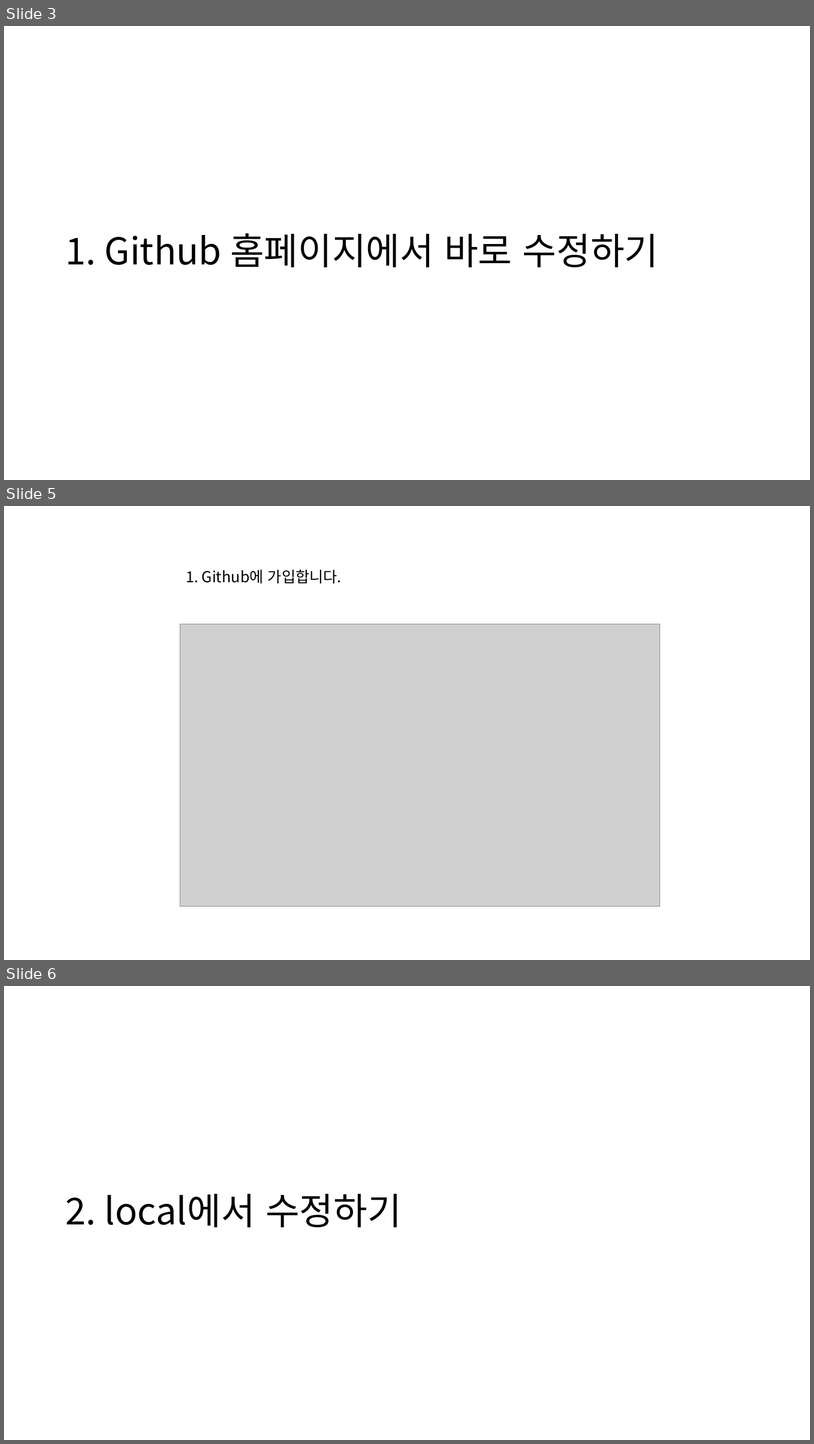
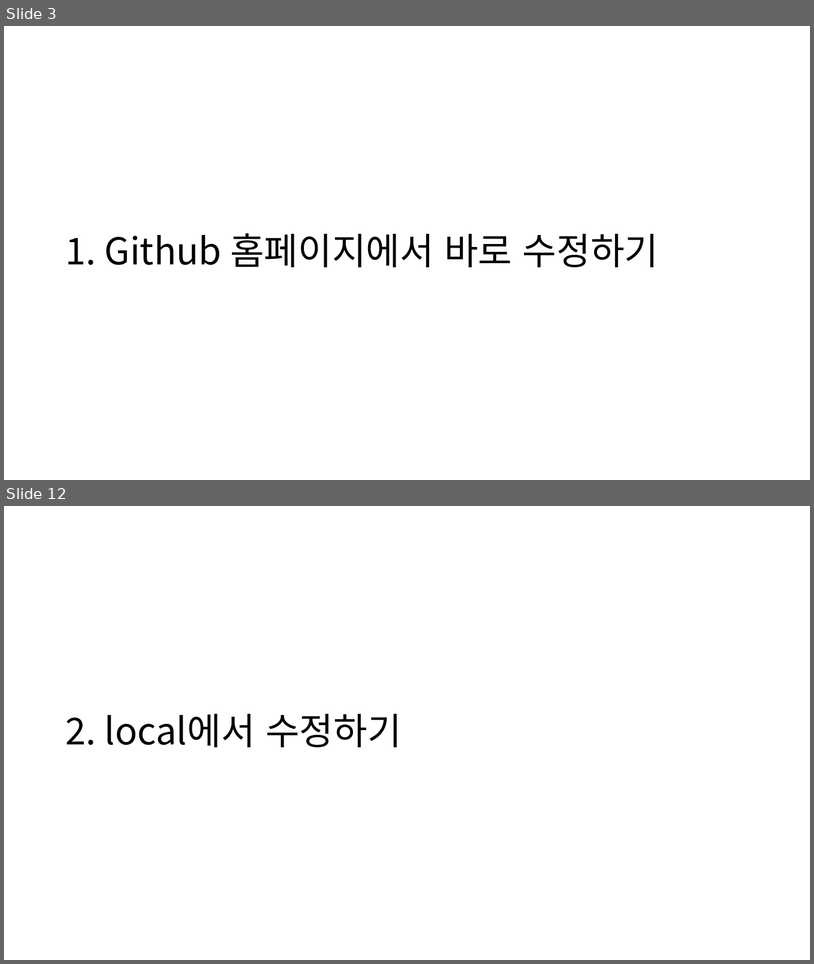
Before and after one commit to SNU-BDA-Lab/SNU-BDA-Lab.github.io, a slide deck: How_To_Use_Github_pages.pptx. Shown one above the other, each under a label of ours: slides 3, 5 and 6 before the commit, slides 3 and 12 after it; the slides between them are not shown. The pictures are 814x1444 and 814x964 pixels, drawn with LibreOffice and Linux fonts; fonts in the diff are those of the drawing; grey boxes stand for pictures. Boxes give left, top, right and bottom in pixels: in the first picture for what was removed or moved away, otherwise in the second. Text is boxed around its words. In the diff, an @@ line names an element or a change of style, - is before the commit and + after.

```diff
--- a/How_To_Use_Github_pages.pptx
+++ b/How_To_Use_Github_pages.pptx
@@ slide 5 removed at [4,506,810,960], background #FFFFFF @@
@@ text removed at [186,570,342,583] @@
-1. Github에 가입합니다.
@@ picture removed at [180,624,660,906] @@
@@ what was slide 6 is now slide 12 @@
```
Also in this commit, not shown: 2 slides changed, 7 slides added, 1 other file.
